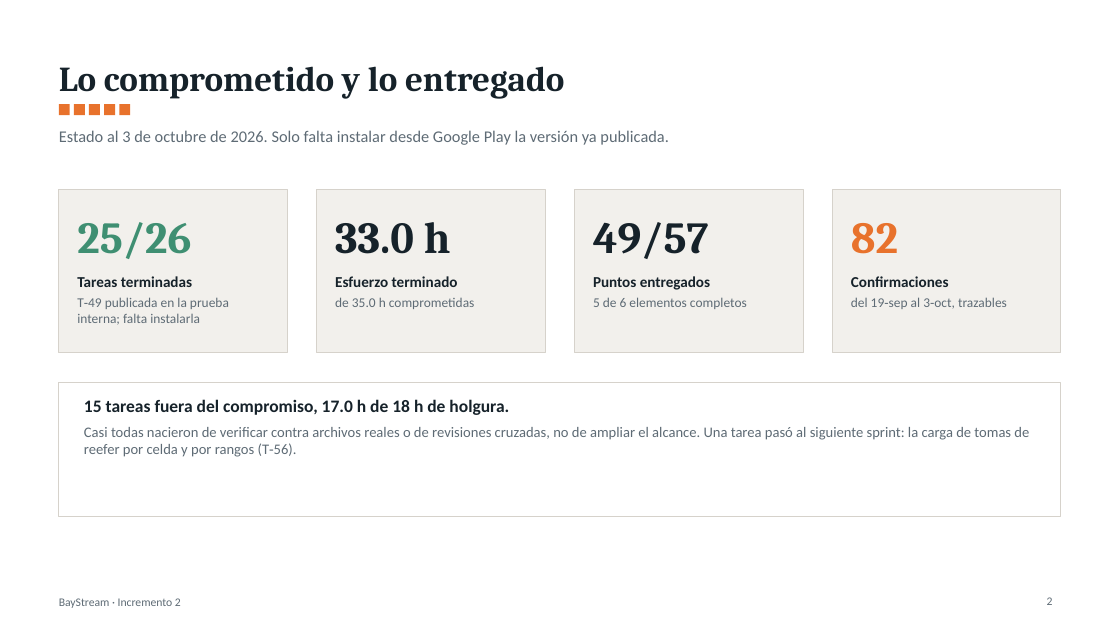
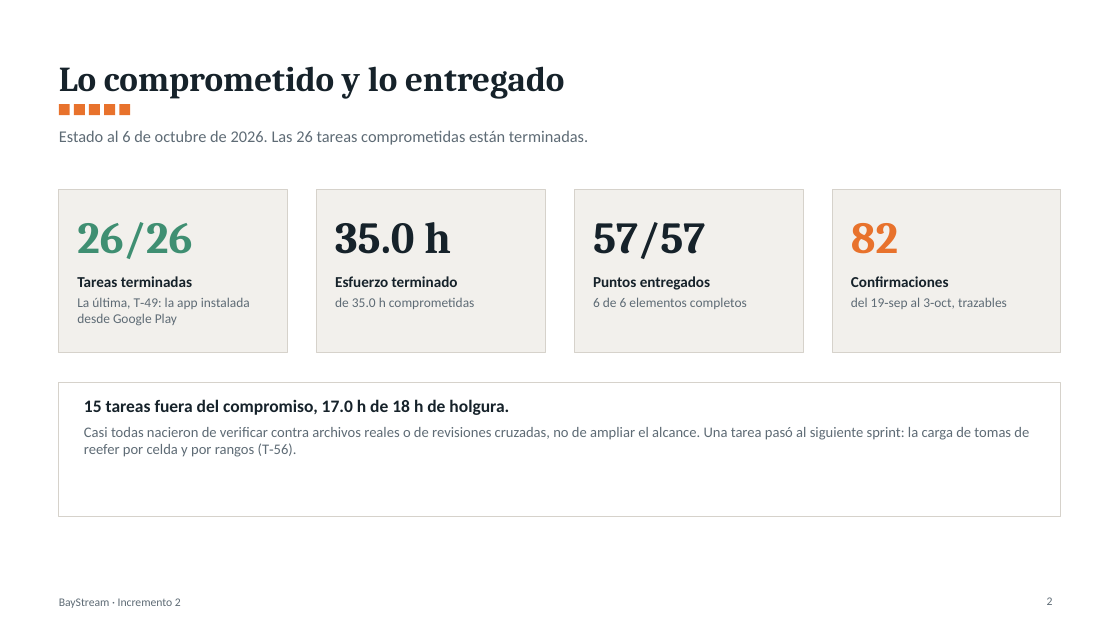
Before and after one commit to YovaWarrior/Proyecto-BayStream, a slide deck: slide 2 of docs/BayStream_Incremento2_Presentacion.pptx. Drawn at 1120x630 pixels with LibreOffice and Linux fonts; fonts in the diff are those of the drawing. Boxes give left, top, right and bottom in pixels: in the first picture for what was removed or moved away, otherwise in the second. Text is boxed around its words. In the diff, an @@ line names an element or a change of style, - is before the commit and + after.

Commit message:
Sprint 2 cerrado: T-49 terminada, 26 de 26 tareas y 35.0 h
Decision 10.49: la app instalada desde Google Play arranca sin red y abre un plan real. Entrega del 17-oct con corte al 6-oct: documento con el apartado III.G de la prueba de campo (Tabla 89, Tablas 77-90), presentacion de 14 diapositivas y tablero 26/26. RNF ajustados a pantallas de 1920x1080 y a Windows 11 con Windows 10 en uso. Caso MAGELLAN STAR con las respuestas de Carlos y el IMDG 42-24 recibido, fuera del repositorio.

```diff
--- a/docs/BayStream_Incremento2_Presentacion.pptx
+++ b/docs/BayStream_Incremento2_Presentacion.pptx
@@ text at [59, 130, 588, 145]: text changed @@
-Estado al 3 de octubre de 2026. Solo falta instalar desde Google Play la versión ya publicada.
+Estado al 6 de octubre de 2026. Las 26 tareas comprometidas están terminadas.
@@ text at [77, 222, 192, 259]: text changed @@
-25/26
+26/26
@@ text at [335, 222, 451, 254]: text changed @@
-33.0 h
+35.0 h
@@ text at [593, 222, 705, 259]: text changed @@
-49/57
+57/57
@@ text at [77, 297, 250, 326]: text changed @@
-T‑49 publicada en la prueba interna; falta instalarla
+La última, T‑49: la app instalada desde Google Play
@@ text at [593, 297, 747, 309]: text changed @@
-5 de 6 elementos completos
+6 de 6 elementos completos
```
Also in this commit, not shown: 5 other slides changed, 1 slide added, 5 other files.
